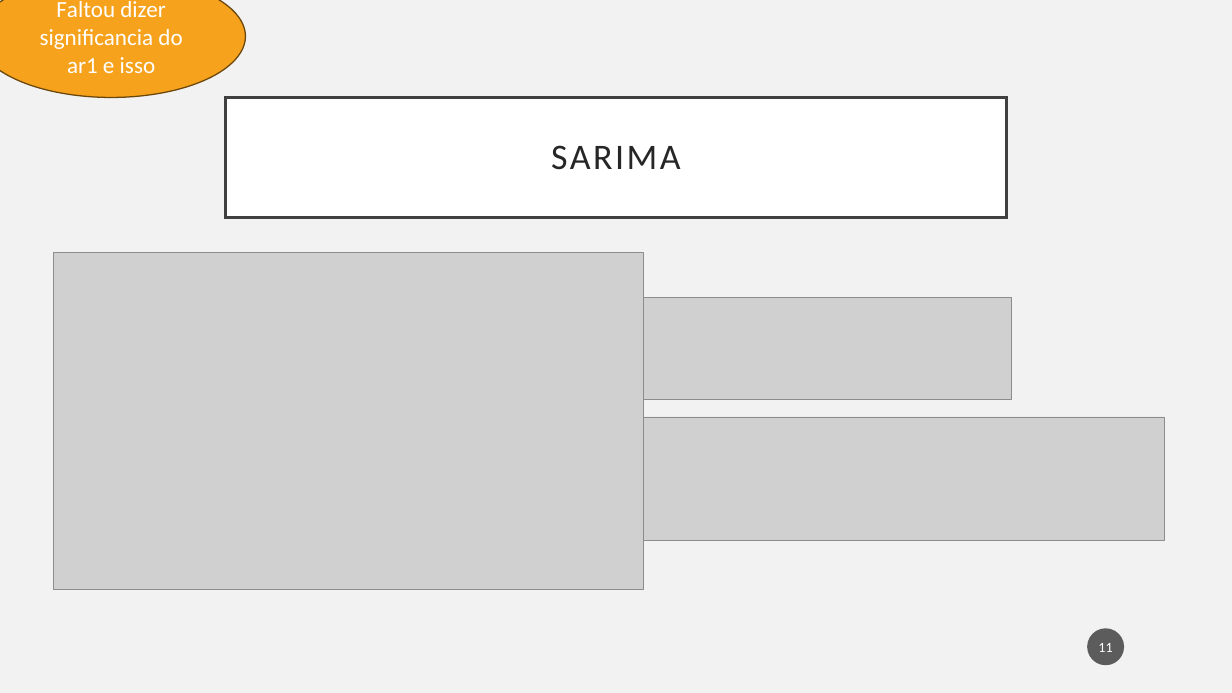
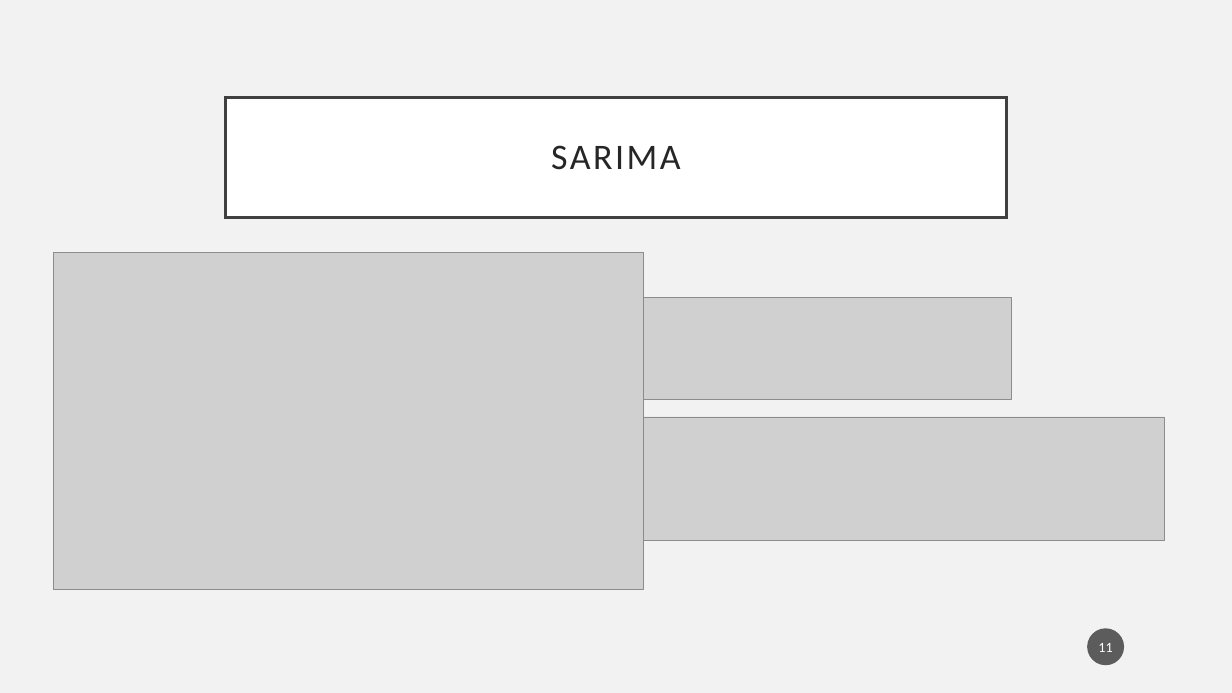
Before and after one commit to Hugoverissimo21/ElectricityForecastES, a slide deck: slide 11 of slides.pptx. Drawn at 1232x693 pixels with LibreOffice and Linux fonts; fonts in the diff are those of the drawing; grey boxes stand for pictures. Boxes give left, top, right and bottom in pixels: in the first picture for what was removed or moved away, otherwise in the second. Text is boxed around its words. In the diff, an @@ line names an element or a change of style, - is before the commit and + after.

```diff
--- a/slides.pptx
+++ b/slides.pptx
@@ ellipse removed at bbox=[0, 0, 246, 97] @@
-Faltou dizer significancia do ar1 e isso
```
Also in this commit, not shown: 3 other slides changed, 2 slides added, 1 slide removed, 1 other file.
